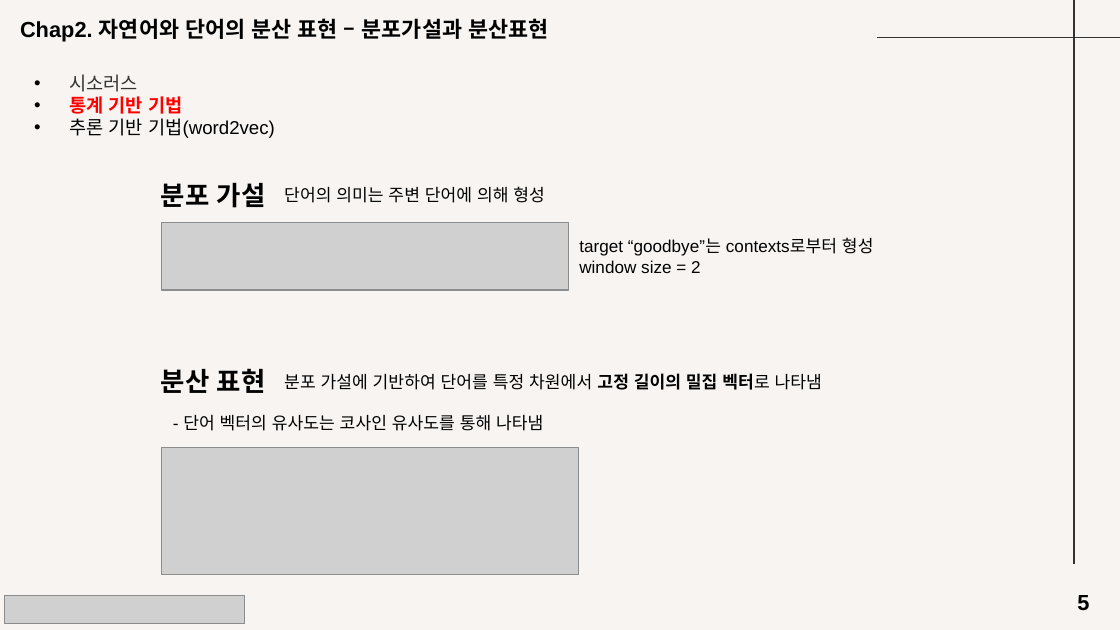
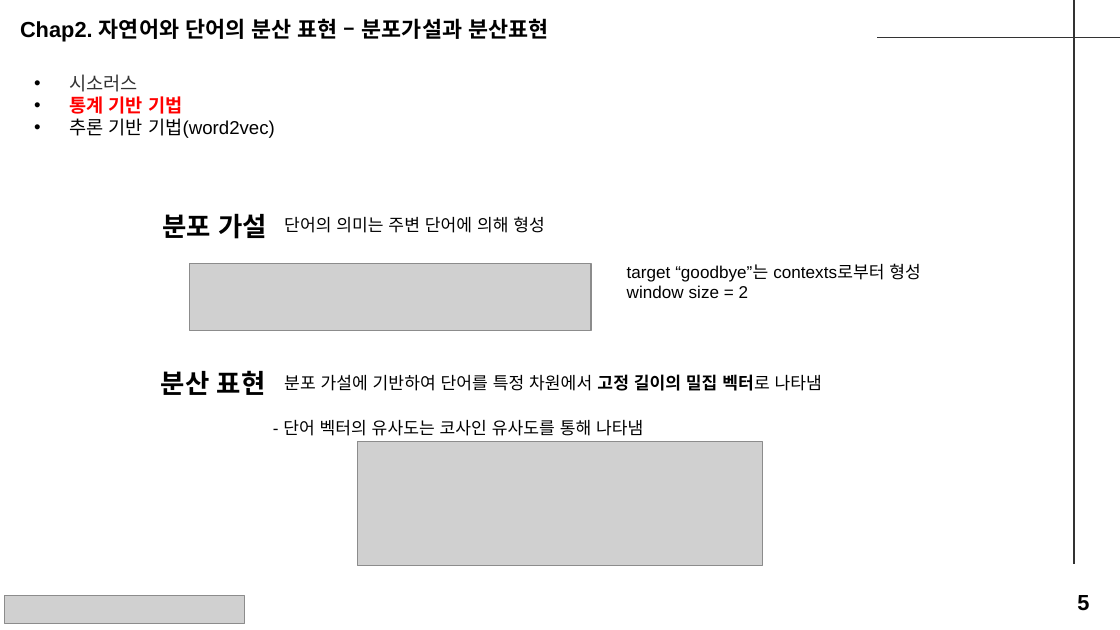
Before and after one commit to seungdeng/Deep-Learning-from-Scratch, a slide deck: slide 5 of study/발표자료/20250220_밑딥2_이승건_chap234발표자료.pptx. Drawn at 1120x630 pixels with LibreOffice and Linux fonts; fonts in the diff are those of the drawing; grey boxes stand for pictures. Boxes give left, top, right and bottom in pixels: in the first picture for what was removed or moved away, otherwise in the second. Text is boxed around its words. In the diff, an @@ line names an element or a change of style, - is before the commit and + after.

```diff
--- a/study/발표자료/20250220_밑딥2_이승건_chap234발표자료.pptx
+++ b/study/발표자료/20250220_밑딥2_이승건_chap234발표자료.pptx
@@ background #F7F4F1 to #FFFFFF @@
@@ text "분포 가설": place and size @@
-text "분포 가설" at box(161, 182, 266, 208)
+text "분포 가설" at box(162, 213, 267, 239)
@@ text "단어의 의미는 주변 단어에 의해 ...": place and size @@
-text "단어의 의미는 주변 단어에 의해 ..." at box(284, 186, 545, 203)
+text "단어의 의미는 주변 단어에 의해 ..." at box(284, 216, 545, 233)
@@ picture removed at box(161, 223, 568, 290) @@
@@ picture added at box(189, 264, 591, 332) @@
@@ text "target “goodbye”는 contexts로부터 형성": place and size @@
-text "target “goodbye”는 contexts로부터 형성" at box(579, 237, 874, 273)
+text "target “goodbye”는 contexts로부터 형성" at box(627, 263, 921, 298)
@@ text "- 단어 벡터의 유사도는 코사인 ...": place and size @@
-text "- 단어 벡터의 유사도는 코사인 ..." at box(183, 415, 543, 431)
+text "- 단어 벡터의 유사도는 코사인 ..." at box(283, 420, 643, 436)
@@ picture removed at box(161, 448, 578, 576) @@
@@ picture added at box(357, 442, 763, 566) @@
```
Also in this commit, not shown: 11 other slides changed, 7 slides added, 6 slides removed, 2 other files.
